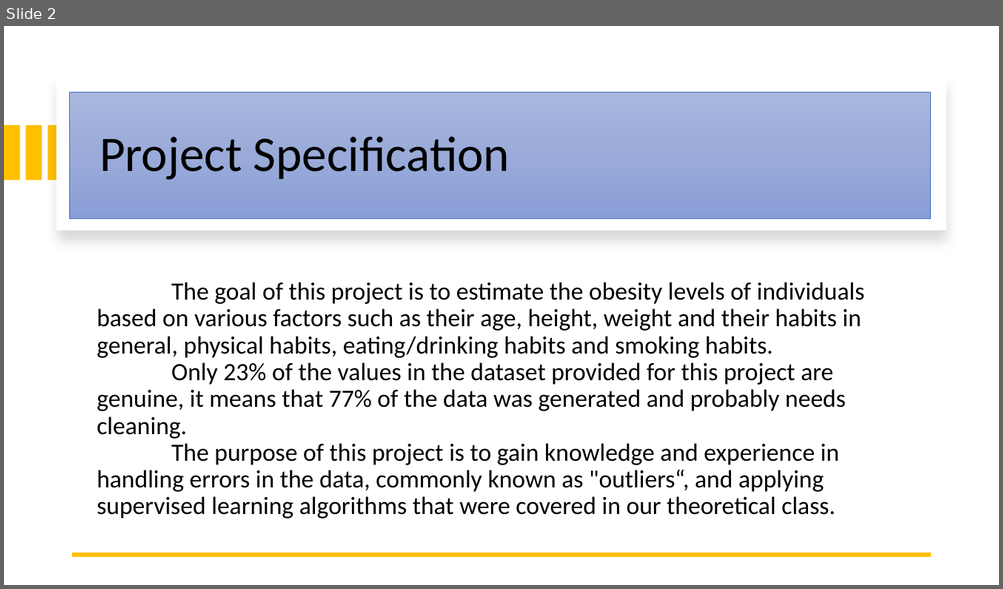
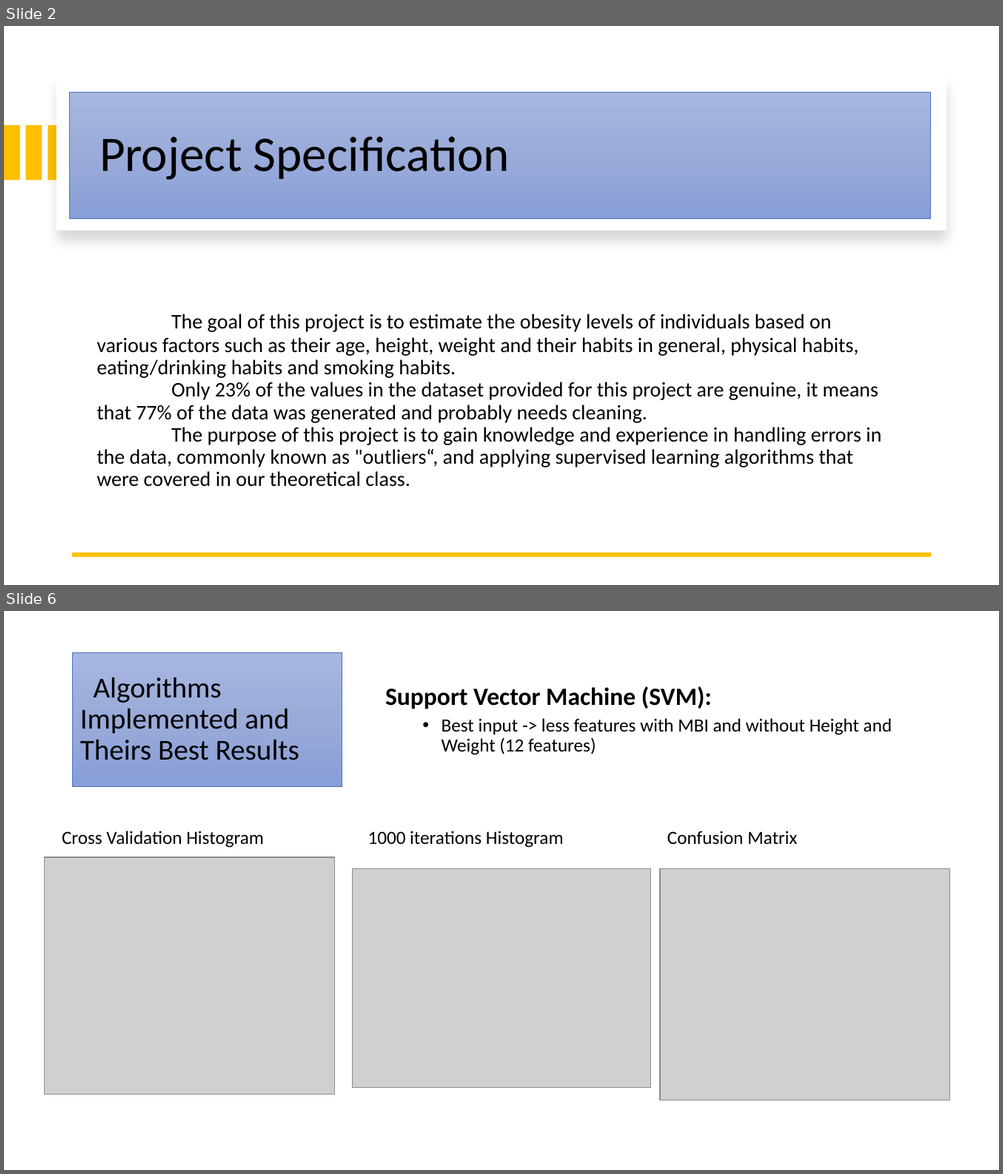
Before and after one commit to Eduardoramos123/IA_Projeto2, a slide deck: docs/checkpoint.pptx. Shown one above the other, each under a label of ours: slide 2 before the commit, slides 2 and 6 after it; the slides between them are not shown. The pictures are 1003x589 and 1003x1174 pixels, drawn with LibreOffice and Linux fonts; fonts in the diff are those of the drawing; grey boxes stand for pictures. Boxes give left, top, right and bottom in pixels: in the first picture for what was removed or moved away, otherwise in the second. Text is boxed around its words. In the diff, an @@ line names an element or a change of style, - is before the commit and + after.

```diff
--- a/docs/checkpoint.pptx
+++ b/docs/checkpoint.pptx
@@ slide 6 added at (4, 611, 999, 1170), background #FFFFFF @@
@@ title added at (73, 652, 342, 787), fill gradient #A8B7DF to #9AABD9 to #889ED7, outline #4472C4 0.5 pt, 28 pt, text #000000 @@
+Algorithms Implemented and Theirs Best Results
@@ text added at (385, 686, 892, 755), 18 pt, text #000000 @@
+Support Vector Machine (SVM):
+  • Best input -> less features with MBI and without Height and Weight (12 features)
@@ text added at (62, 831, 264, 848), 18 pt, text #000000 @@
+Cross Validation Histogram
@@ text added at (368, 831, 563, 848), 18 pt, text #000000 @@
+1000 iterations Histogram
@@ text added at (667, 831, 797, 845), 18 pt, text #000000 @@
+Confusion Matrix
@@ picture added at (44, 857, 335, 1094) @@
@@ picture added at (353, 869, 650, 1088) @@
@@ picture added at (660, 869, 950, 1101) @@
@@ slide 2 changed as well @@
@@ text "The goal of this project ..." at (96, 314, 881, 487): size 24 to 20 pt @@
```
Also in this commit, not shown: 2 other slides changed, 5 other slides added, 2 slides removed, 2 other files.
